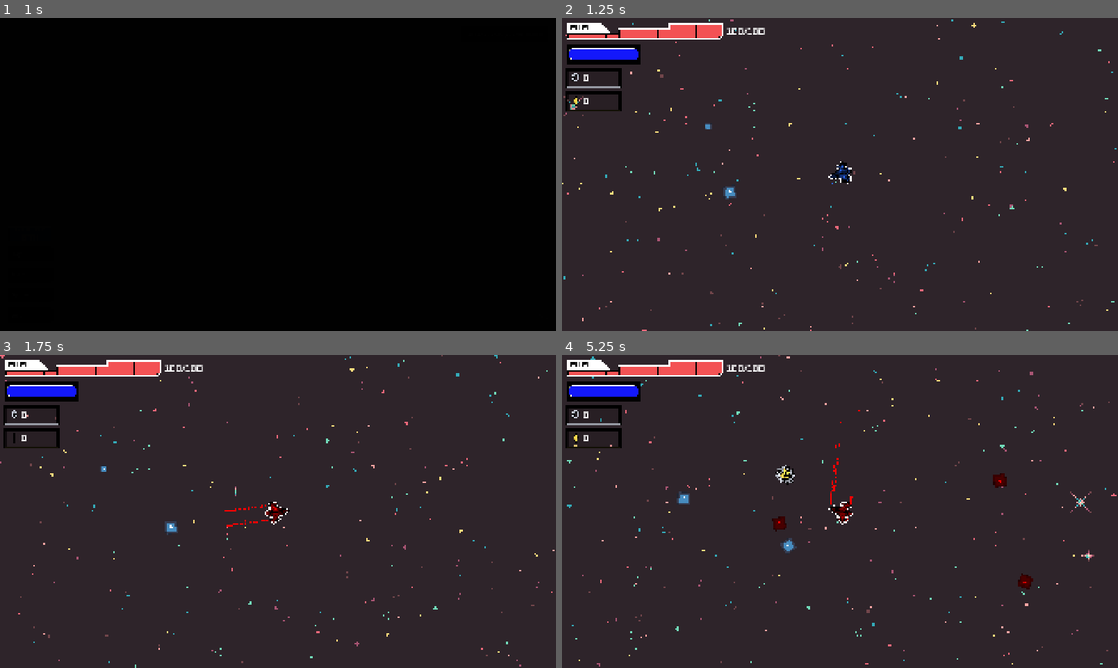
Above: before the commit, frames 1-4 (two rows, left to right).
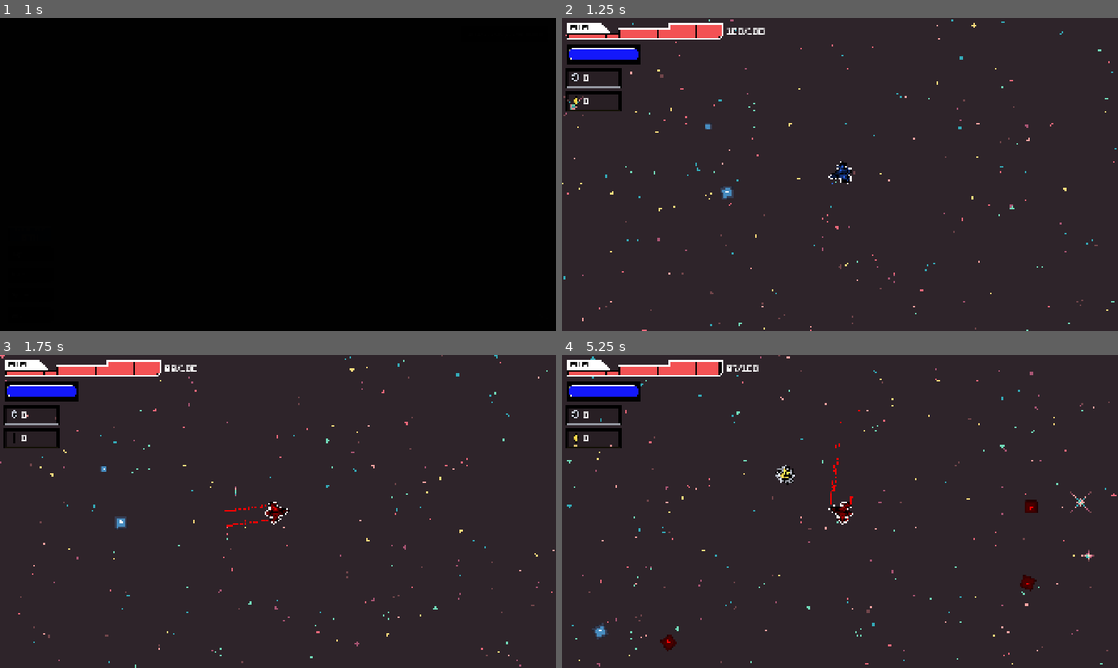
Above: after the commit, the same moments.

Repository: Yolo-Arts/Game-Off-2026
Game: Godot game, scene res://Game/main_game.tscn
The game is run twice, just before and just after one commit, with the same random seed, the same clock (stepped at 60 frames per second) and the same inputs. The engine's default icon, where the game draws it, is replaced by a stand-in: a white triangle on a blue panel in a dark square. Sound files missing from this copy of the repository are replaced by a short silence.
Inputs (mouse positions are in pixels of both pictures, inside the frame that each line leads up to):
- Up to frame 1 (1 s): click "Play" at 0.5 s
- Up to frame 2 (1.25 s): no input
- Up to frame 3 (1.75 s): tap Enter at 1.25 s; move the mouse to (400, 495) at 1.27 s; hold W (move_up) from 1.28 s (still down); hold Shift (shift) from 1.28 s (still down); click (400, 495) at 1.42 s
- Up to frame 4 (5.25 s): move the mouse to (728, 527) at 2.02 s; release W (move_up) at 2.03 s; release Shift (shift) at 2.03 s; hold S (move_down) 2.03-2.78 s; tap Space (Ram) at 2.1, 5.1 s; tap Shift (shift) at 2.3, 3.8 s; move the mouse to (895, 442) at 2.77 s; hold Shift (shift) 2.78-3.53 s; hold W (move_up) 2.78-4.28 s; move the mouse to (812, 574) at 3.52 s; tap T at 3.6 s; click (812, 574) at 3.67 s; move the mouse to (1006, 558) at 4.27 s; hold Shift (shift) 4.28-5.03 s; hold S (move_down) from 4.28 s (still down); move the mouse to (673, 464) at 5.02 s

Frame 1 is identical in both runs. In frame 2, less than 0.1% of the frame differs, in the area x 28-32%, y 53-58%; in frame 3, 0.3%; in frame 4, 0.8%, in the area x 5-86%, y 2-95%.

Commit message:
Fuel drain and enemy knockback

Diff:
--- a/Game/EnemyComponents/enemy.gd
+++ b/Game/EnemyComponents/enemy.gd
@@ -27,11 +27,16 @@
 func _process(delta: float) -> void:
 	pass
 
+func take_damage(damage_source: DamageSource) -> void:
+	health_component.take_damage(damage_source)
+	if damage_source.source_node:
+		movement_component.current_knockback = damage_source.knockback * damage_source.source_node.global_position.direction_to(global_position)
+
 func die() -> void:
 	#var collectable := load("res://Game/Collectables/collectable.tscn")
 	#var test = collectable.instantiate()
 	#test.position = position
 
 	# TODO Add enemy death SFX
-	Pickups.spawn(Enums.CurrencyType.GEAR, global_position, 1)
+	Pickups.spawn(Enums.CurrencyType.GEAR, global_position, enemy_stats.drop)
 	queue_free()
--- a/Game/EnemyComponents/enemy_health_component.gd
+++ b/Game/EnemyComponents/enemy_health_component.gd
@@ -1,17 +1,17 @@
 extends Node
 class_name EnemyHealthComponent
 
-@export var max_health: float
 var current_health: float
-var invincibility_sources: Dictionary[StringName, bool] = {}
-var body: Enemy
+var enemy: Enemy
 
 func setup(_enemy: Enemy) -> void:
-	body = _enemy
+	enemy = _enemy
+	current_health = enemy.enemy_stats.max_health
 
 
-func take_damage(damage: float) -> void:
-	print(damage)
-	current_health = clampf(current_health - damage,0 , max_health)
+func take_damage(source: DamageSource) -> void:
+	if source.shift_color != enemy.enemy_stats.shift_color:
+		return
+	current_health = clampf(current_health - source.damage,0 , enemy.enemy_stats.max_health)
 	if(current_health <= 0):
 		get_parent().die() #Does all the shindiggery it needs to in the
--- a/Game/EnemyComponents/enemy_movement_component.gd
+++ b/Game/EnemyComponents/enemy_movement_component.gd
@@ -1,20 +1,34 @@
 extends Node
 class_name EnemyMovementComponent
 
-var steer: float = 1.0
+@export var decay_coefficient: float = 1.2
+@export var knockback_decay_coefficient: float = 10.0
+var current_knockback: Vector2
+var dir: Vector2
+var enemy :Enemy
 var current_speed: float
-var body:Enemy
-
 func setup(_enemy: Enemy) -> void:
-	body = _enemy
+	enemy = _enemy
 
 
 func _process(delta: float) -> void:
+	if enemy == null:
+		return
 	var player : Node2D = get_tree().get_first_node_in_group("player")
+	if player:
+		dir = enemy.global_position.direction_to(player.global_position)
 
-	var dir = (player.position - body.position).normalized()
+	enemy.rotation = dir.angle()
 
+	var target_movement_velocity = current_speed * -enemy.transform.y
+	var move_lerp_factor: float = 1.0 - exp(-decay_coefficient * delta)
+	var active_movement_velocity = enemy.velocity.lerp(target_movement_velocity, move_lerp_factor)
+	var kb_lerp_factor: float = 1.0 - exp(-knockback_decay_coefficient * delta)
+	current_knockback = current_knockback.lerp(Vector2.ZERO, kb_lerp_factor)
 
-	body.rotation = dir.angle()
-	body.velocity = dir * current_speed
-	body.move_and_slide()
+	if current_knockback.length_squared() < 1.0:
+		current_knockback = Vector2.ZERO
+
+	enemy.velocity = active_movement_velocity + current_knockback
+
+	enemy.move_and_slide()
--- a/Resources/EnemySources/damage_source.gd
+++ b/Resources/EnemySources/damage_source.gd
@@ -1,6 +1,6 @@
 class_name DamageSource extends Resource
 
-enum DamageSourceType {ENEMY, ENVIRONMENT, PROJECTILE, AUTO_DAMAGE, OTHER}
+enum DamageSourceType {PLAYER, ENEMY, ENVIRONMENT, PROJECTILE, AUTO_DAMAGE, OTHER}
 enum ShiftColor {BLUE, RED, NONE}
 
 var damage_type: DamageSourceType = DamageSourceType.OTHER
--- a/Resources/EnemySources/enemy_stats.gd
+++ b/Resources/EnemySources/enemy_stats.gd
@@ -1,5 +1,6 @@
 class_name EnemyStats extends Resource
 
+@export var max_health: float = 100.0
 @export var shift_color: DamageSource.ShiftColor = DamageSource.ShiftColor.NONE
 @export var enemy_damage_type: DamageSource.DamageSourceType = DamageSource.DamageSourceType.ENEMY
 @export var damage: float = 0.0
--- a/Resources/Items/player_stats.gd
+++ b/Resources/Items/player_stats.gd
@@ -1,6 +1,7 @@
 class_name PlayerStats extends Resource
 
 @export var max_health: float = 100.0
+@export var health_usage_per_second: float = 1.0
 @export var max_energy: float = 100.0
 @export var energy_increase: float = 10.0
 @export var energy_ram_cost: float = 20.0
@@ -16,7 +17,7 @@
 @export var critical_damage_multiplier: float = 1.5
 @export var luck: float  = 1.0
 @export var healing_efficiency: float = 1.0
-
+@export var knockback: float = 500.0
 
 
 func get_computed_damage() -> float:
--- a/Scenes/Enemy/enemy.tscn
+++ b/Scenes/Enemy/enemy.tscn
@@ -17,7 +17,6 @@
 
 [node name="HealthComponent" type="Node" parent="." unique_id=2109919344]
 script = ExtResource("2_3pmhw")
-max_health = 10.0
 
 [node name="MovementComponent" type="Node" parent="." unique_id=1159865020]
 script = ExtResource("3_efgs1")
--- a/Scenes/Player/health_component.gd
+++ b/Scenes/Player/health_component.gd
@@ -38,8 +38,12 @@
 		EventSystem.player_vincible.emit()
 
 func take_damage(source: DamageSource) -> bool:
-	if is_invincible() or current_health <= 0:
+	if current_health <= 0:
 		return false
+	if is_invincible():
+		if source.damage_type != DamageSource.DamageSourceType.AUTO_DAMAGE:
+			return false
+
 	if source.shift_color == player.shift_color and \
 	player.can_ram():
 		return false
@@ -48,7 +52,7 @@
 	EventSystem.health_reduced.emit(current_health)
 	if current_health <= 0:
 		EventSystem.player_died.emit()
-	else:
+	elif source.damage_type != DamageSource.DamageSourceType.AUTO_DAMAGE:
 		_start_iframes()
 	return true
 
--- a/Scenes/Player/hitbox_component.gd
+++ b/Scenes/Player/hitbox_component.gd
@@ -14,9 +14,11 @@
 	enabled = enable
 
 func _on_body_entered(body: Node2D) -> void:
-	if !enabled or not player.can_ram():
+	if !enabled:
 		return
-	var enemy: Enemy = body as Enemy
-
-	if enemy and enemy.enemy_stats.shift_color == player.shift_color:
-		enemy.health_component.take_damage(enemy.health_component.current_health)
+	var stats: PlayerStats = player.get_current_stats()
+	var damage_source := DamageSource.new(stats.get_computed_damage(), stats.knockback, DamageSource.DamageSourceType.PLAYER, player.shift_color, player)
+	if not player.can_ram():
+		damage_source.damage = 0
+	if body.has_method(&"take_damage"):
+		body.take_damage(damage_source)
--- a/Scenes/Player/movement_component.gd
+++ b/Scenes/Player/movement_component.gd
@@ -27,11 +27,10 @@
 	if player.can_control_speed:
 		if get_thrust_input() == 1.0:
 			speed = stats.max_speed
+			player.can_reduce_health = true
 		else:
 			speed = 0
-			#speed = move_toward(speed, stats.max_speed, delta * stats.acceleration)
-		#elif get_thrust_input() == -1.0:
-			#speed = move_toward(speed, 0.0, delta * stats.deacceleration)
+			player.can_reduce_health = false
 
 	var target_movement_velocity = speed * -player.transform.y
 	var move_lerp_factor: float = 1.0 - exp(-decay_coefficient * delta)
--- a/Scenes/Player/player.gd
+++ b/Scenes/Player/player.gd
@@ -15,6 +15,7 @@
 var can_steer: bool = true
 var can_control_speed: bool = true
 var can_shift: bool = true
+var can_reduce_health: bool = true
 var shift_color: DamageSource.ShiftColor = DamageSource.ShiftColor.NONE
 
 
@@ -32,21 +33,17 @@
 	EventSystem.player_shifted.emit(shift_color)
 	shift_active_color()
 
+func _process(delta: float) -> void:
+	reduce_health(delta)
+
 
 func _on_player_hit(damage_source: DamageSource) -> void:
 	if not health_component.take_damage(damage_source): return
 
 	if damage_source.damage_type != DamageSource.DamageSourceType.AUTO_DAMAGE:
 		TweenManager.camera.shake(0.25, 20, 15)
-		#state_machine.request_transition(&"frozen")
-		print(damage_source.knockback)
 		if damage_source.source_node != null:
-
 			movement_component.current_knockback = damage_source.knockback * (damage_source.source_node.global_position.direction_to(global_position))
-		#await get_tree().create_timer(2.0).timeout
-		#state_machine.request_transition(&"normal")
-
-
 
 
 func get_current_stats() -> PlayerStats:
@@ -83,7 +80,10 @@
 	#	energy_component.reduce_energy(get_current_stats().energy_ram_cost)
 
 func can_ram() -> bool:
-	return movement_component.speed >= get_current_stats().minimum_ram_speed
+	return velocity.length() >= get_current_stats().minimum_ram_speed
 
+func reduce_health(delta: float) -> void:
+	if not can_reduce_health: return
+	EventSystem.player_hit.emit(DamageSource.new(get_current_stats().health_usage_per_second * delta, 0.0, DamageSource.DamageSourceType.AUTO_DAMAGE, DamageSource.ShiftColor.NONE, null))
 func shoot():
 	pass
